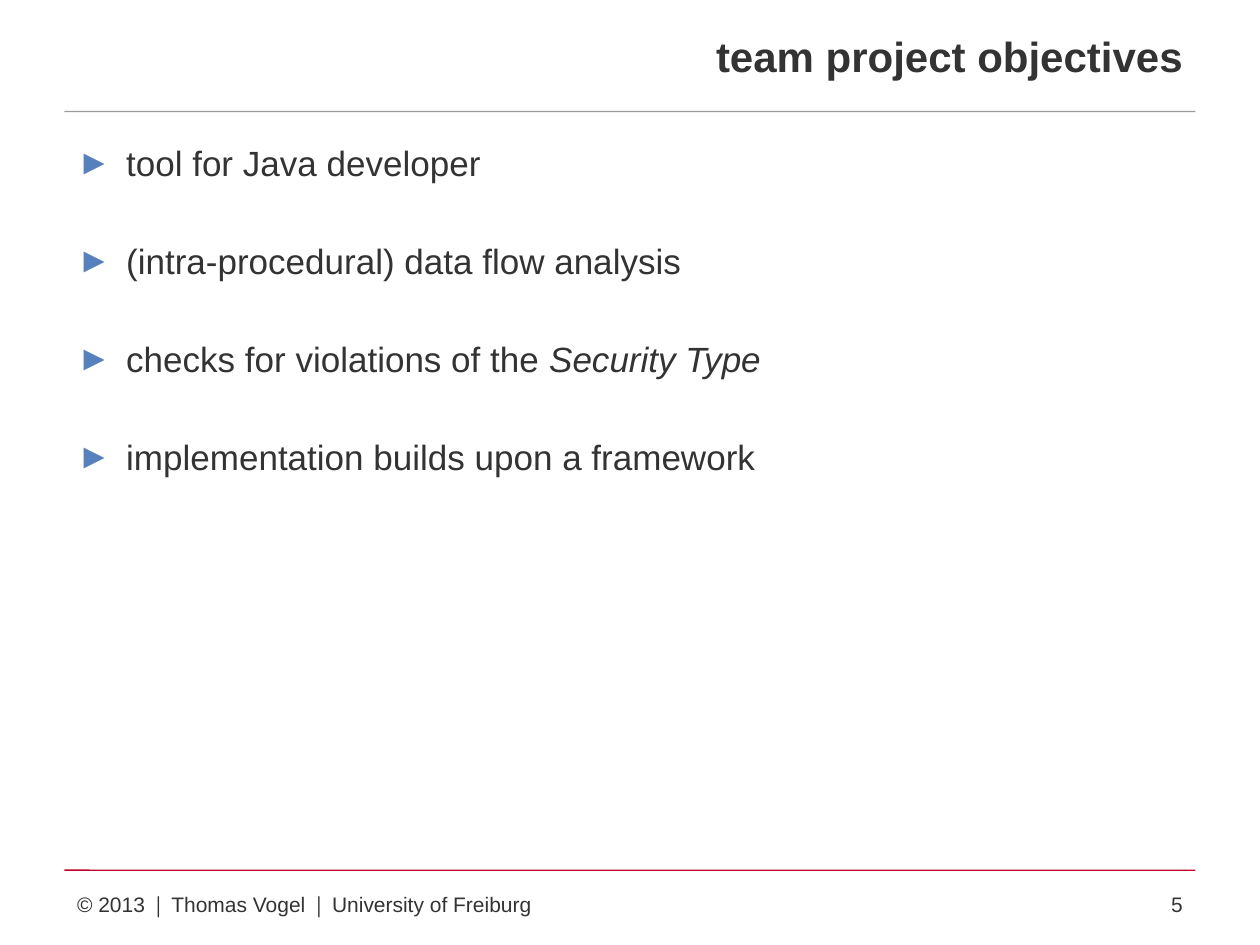
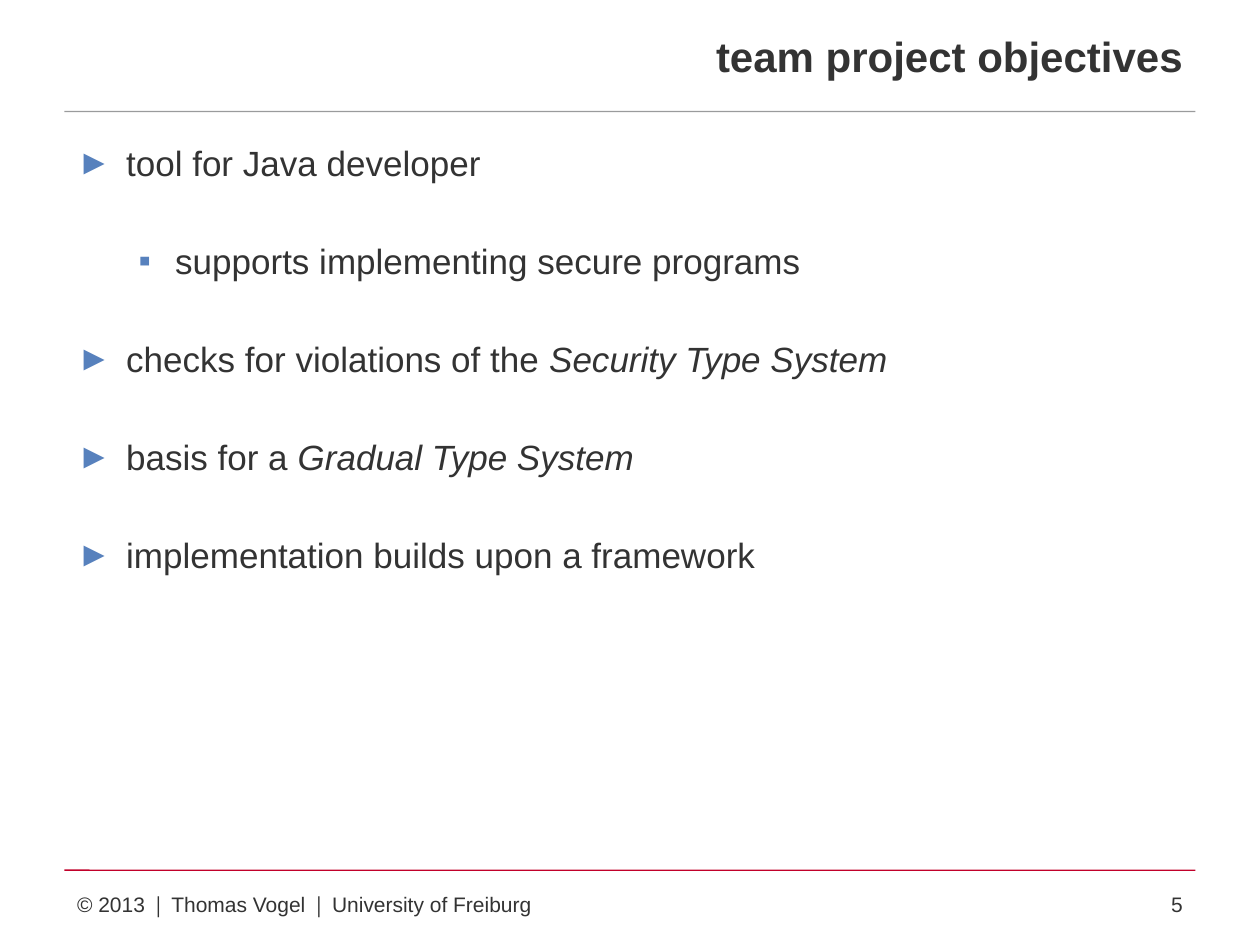
Before and after one commit to proglang/jgs, a slide deck: slide 5 of presentation/presentation.pptx. Drawn at 1260x945 pixels with LibreOffice and Linux fonts; fonts in the diff are those of the drawing. Boxes give left, top, right and bottom in pixels: in the first picture for what was removed or moved away, otherwise in the second. Text is boxed around its words. In the diff, an @@ line names an element or a change of style, - is before the commit and + after.

```diff
--- a/presentation/presentation.pptx
+++ b/presentation/presentation.pptx
@@ text at (x1=126, y1=248, x2=887, y2=477): text changed @@
-► (intra-procedural) data flow analysis
-► checks for violations of the Security Type
+  ▪ supports implementing secure programs
+► checks for violations of the Security Type System
+► basis for a Gradual Type System
```
Also in this commit, not shown: 12 other slides changed, 2 other files.
